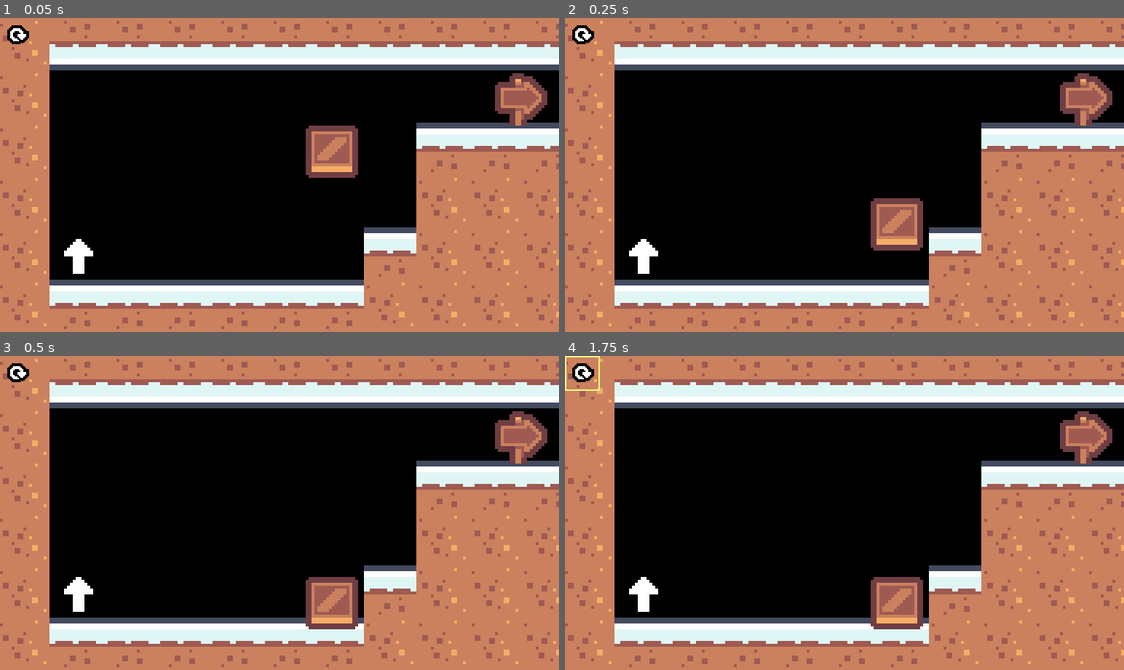
Above: before the commit, frames 1-4 (two rows, left to right).
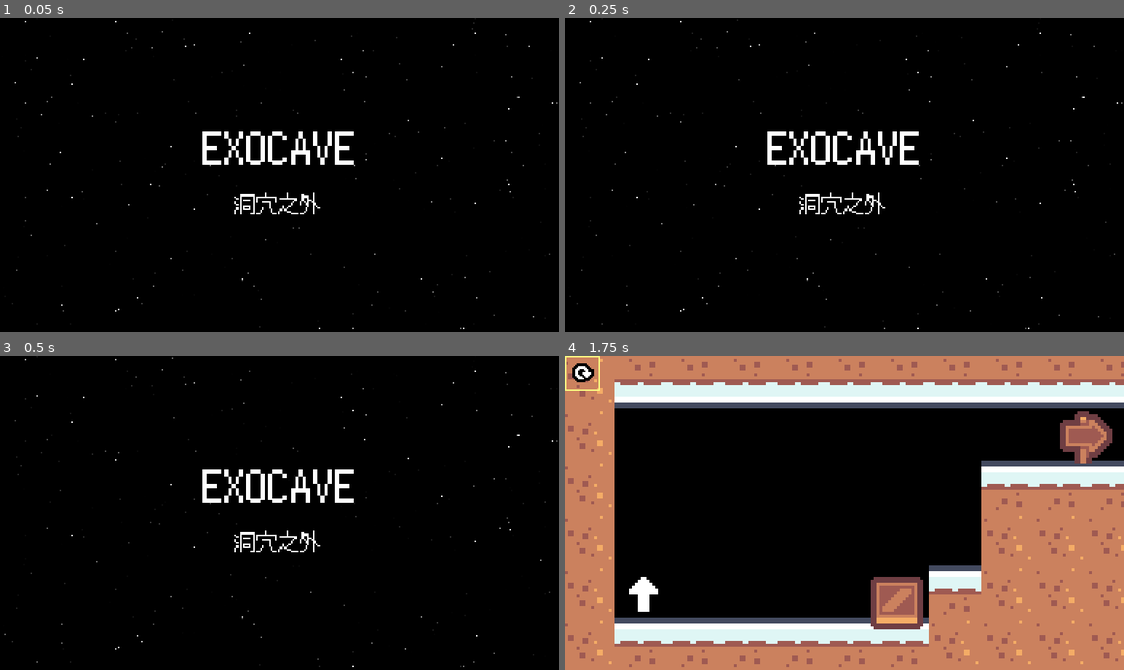
Above: after the commit, the same moments.

Repository: youer0219/Exocave
Game: Godot game, scene res://scenes/main_menu/MainMenu.tscn
The game is run twice, just before and just after one commit, with the same random seed, the same clock (stepped at 60 frames per second) and the same inputs. Before the commit the project starts from res://test/world.tscn.
Inputs (mouse positions are in pixels of both pictures, inside the frame that each line leads up to; where the layout moved, square brackets give the same spot in the first picture):
- Up to frame 1 (0.05 s): no input
- Up to frame 2 (0.25 s): no input
- Up to frame 3 (0.5 s): no input
- Up to frame 4 (1.75 s): click (844, 544) [581, 374] at 0.5 s; click (581, 374) at 1.25 s

The runs differ from the first frame. In frame 1, 57% of the frame differs, in the area x 0-100%, y 0-100%; in frame 2, 58%; in frame 3, 57%; in frame 4, nothing differs.

Commit message:
将主界面设为主场景、清理文件

Diff:
--- a/scenes/main_menu/stars.gdshader
+++ b/assets/shaders/stars.gdshader
@@ -1,7 +1,7 @@
 shader_type canvas_item;
 
 // 主星星控制参数
-uniform vec4 bg_color : source_color = vec4(0.0,0.0,0.0,255.0);
+uniform vec4 bg_color : source_color = vec4(0.0,0.0,0.0,1.0);
 uniform float glare_intensity : hint_range(0, 1) = 0.0;
 uniform float star_prob : hint_range(0, 1) = 1.0;
 uniform float star_size : hint_range(0.5, 2.0) = 1.0; // 🚀主星星尺寸系数
--- a/project.godot
+++ b/project.godot
@@ -11,9 +11,13 @@
 [application]
 
 config/name="Exocave"
-run/main_scene="uid://c7f1g5nnsjak2"
+run/main_scene="uid://dnubsepx1s70s"
 config/features=PackedStringArray("4.4", "GL Compatibility")
 config/icon="res://icon.svg"
+
+[audio]
+
+buses/stretch/scale_mode="fractional"
 
 [autoload]
 
--- a/scenes/main_menu/MainMenu.tscn
+++ b/scenes/main_menu/MainMenu.tscn
@@ -1,10 +1,11 @@
-[gd_scene load_steps=8 format=3 uid="uid://dnubsepx1s70s"]
+[gd_scene load_steps=9 format=3 uid="uid://dnubsepx1s70s"]
 
-[ext_resource type="Shader" uid="uid://dsl83rk3ci4aa" path="res://scenes/main_menu/stars.gdshader" id="1_isws5"]
+[ext_resource type="Script" uid="uid://bkwo6530pkeja" path="res://scenes/main_menu/main_menu.gd" id="1_axelx"]
+[ext_resource type="Shader" uid="uid://dsl83rk3ci4aa" path="res://assets/shaders/stars.gdshader" id="1_isws5"]
 
 [sub_resource type="ShaderMaterial" id="ShaderMaterial_axelx"]
 shader = ExtResource("1_isws5")
-shader_parameter/bg_color = Color(0, 0, 0, 255)
+shader_parameter/bg_color = Color(0, 0, 0, 1)
 shader_parameter/glare_intensity = 0.0
 shader_parameter/star_prob = 1.0
 shader_parameter/star_size = 1.0
@@ -45,6 +46,8 @@
 anchor_bottom = 1.0
 grow_horizontal = 2
 grow_vertical = 2
+script = ExtResource("1_axelx")
+first_level_name = "level_01"
 
 [node name="ColorRect" type="ColorRect" parent="."]
 material = SubResource("ShaderMaterial_axelx")
@@ -99,3 +102,5 @@
 theme_override_styles/hover = SubResource("StyleBoxFlat_cdyji")
 theme_override_styles/pressed = SubResource("StyleBoxFlat_isws5")
 theme_override_styles/normal = SubResource("StyleBoxFlat_axelx")
+
+[connection signal="pressed" from="VBoxContainer/Label/Button" to="." method="_on_button_pressed"]
--- /dev/null
+++ b/scenes/main_menu/main_menu.gd
@@ -0,0 +1,7 @@
+extends Control
+
+
+@export var first_level_name:String
+
+func _on_button_pressed() -> void:
+	SceneManager.change_scene_to_level(first_level_name)
--- a/test/world.gd
+++ /dev/null
@@ -1 +0,0 @@
-extends Node2D
--- a/test/world.tscn
+++ /dev/null
@@ -1,8 +0,0 @@
-[gd_scene load_steps=2 format=3 uid="uid://c7f1g5nnsjak2"]
-
-[ext_resource type="PackedScene" uid="uid://c0fgq1mj8r5e7" path="res://scenes/level/levels/level_01.tscn" id="1_qkrv2"]
-
-[node name="World" type="Node2D"]
-metadata/_edit_lock_ = true
-
-[node name="Level01" parent="." instance=ExtResource("1_qkrv2")]
Renamed: scenes/main_menu/stars.gdshader.uid -> assets/shaders/stars.gdshader.uid
Not shown, added: scenes/main_menu/main_menu.gd.uid
Not shown, removed: test/world.gd.uid
